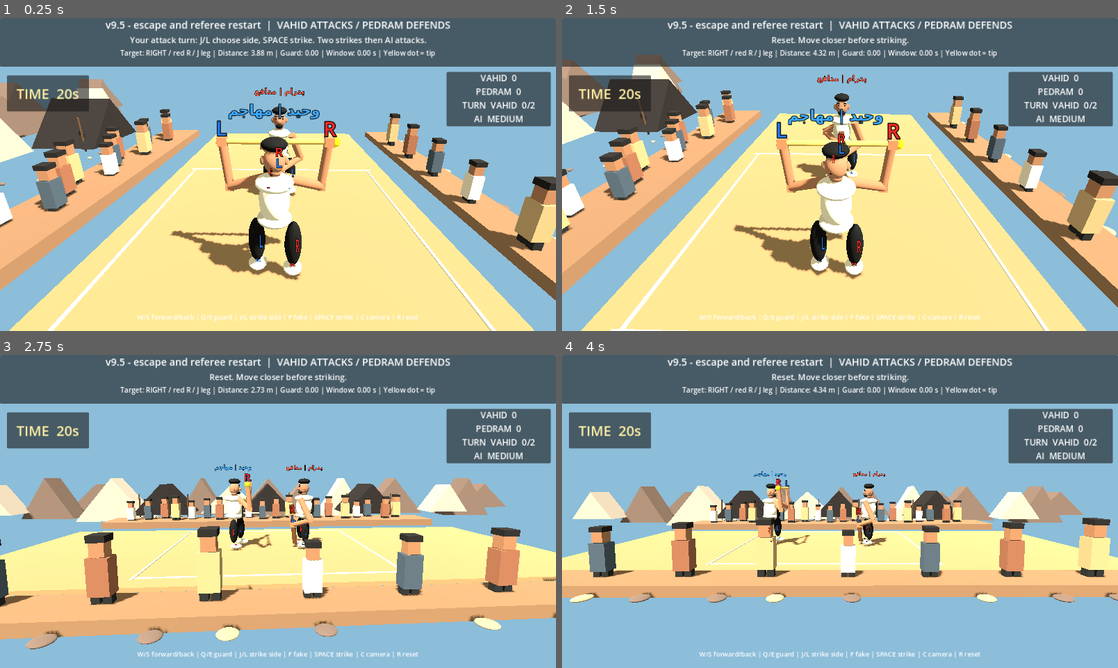
Above: before the commit, frames 1-4 (two rows, left to right).
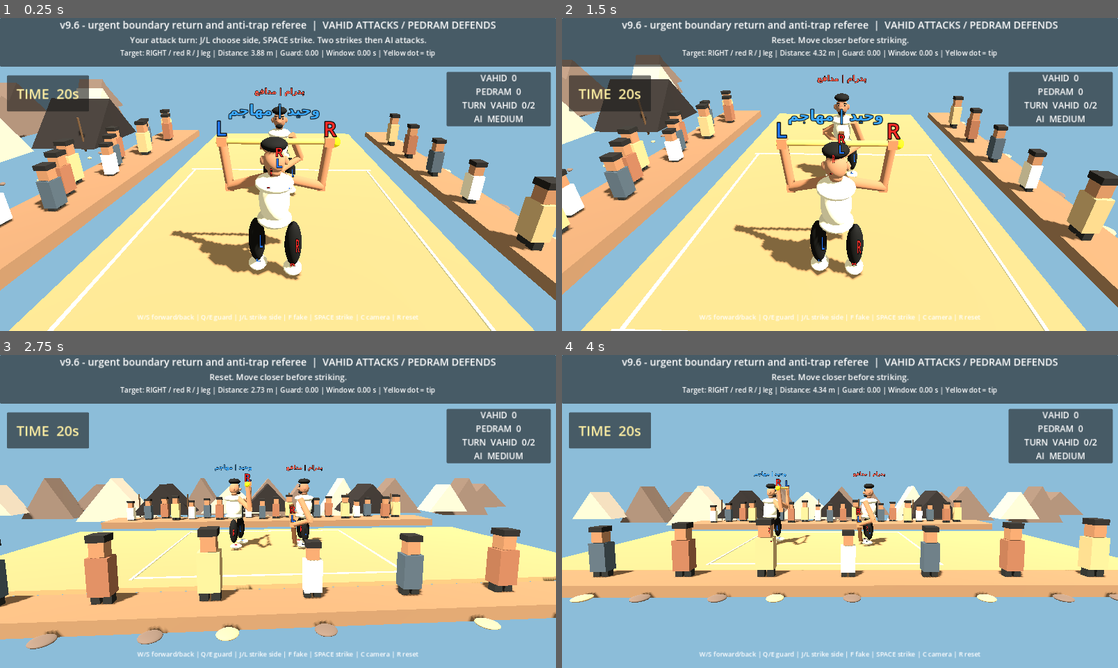
Above: after the commit, the same moments.

Repository: vahidainima-prog/tarke-darak-game
Game: Godot game, scene res://main.tscn
Two runs of this game, one before a commit and one after it. Both use one fixed random seed, a clock stepped at 60 frames per second and the inputs below.
Inputs:
- Up to frame 1 (0.25 s): no input
- Up to frame 2 (1.5 s): tap Enter at 0.5 s; hold W 0.53-1.28 s; tap R at 0.6, 1.35 s; tap Space at 0.77 s; hold S from 1.28 s (still down)
- Up to frame 3 (2.75 s): tap Space at 1.52 s; release S at 2.03 s; hold W from 2.03 s (still down); tap C at 2.1 s; tap R at 2.3 s
- Up to frame 4 (4 s): tap Tab at 2.85 s; tap Space at 3.02, 3.77 s; tap R at 3.05, 3.8 s; release W at 3.53 s; hold S from 3.53 s (still down); tap J at 3.6 s

The runs differ from the first frame. In frame 1, 1.2% of the frame differs, in the area x 10-90%, y 0-5%; in frame 2, 1.2%; in frame 3, 1.2%; in frame 4, 1.2%.

Commit message:
v9.6: urgent AI return from out of bounds and quick referee separation when trapped

Diff:
--- a/tarke_darak_godot_v2/main.gd
+++ b/tarke_darak_godot_v2/main.gd
@@ -2,7 +2,7 @@
 
 # Godot 4.x — visual mechanics test. Side camera looks along -Z.
 # Feint depth: negative Z is BEHIND the attacker; positive Z is IN FRONT.
-const BUILD_LABEL := "v9.5 - escape and referee restart"
+const BUILD_LABEL := "v9.6 - urgent boundary return and anti-trap referee"
 const DEF_X := 1.55
 const STRIKES_PER_TURN := 2
 const STRIKE_TIME_LIMIT := 20.0
@@ -94,6 +94,7 @@
 var ai_step_wait := 0.0
 var ai_escape_time := 0.0
 var ai_escape_cooldown := 5.0
+var ai_return_blocked_time := 0.0
 var status: Label
 var header: Label
 var detail: Label
@@ -547,6 +548,7 @@
 				ai_step_wait = 0.0
 				ai_escape_time = 0.0
 				ai_escape_cooldown = 5.0
+				ai_return_blocked_time = 0.0
 				attack_x = -2.7
 				defender_x = DEF_X
 				swing = -1.0
@@ -685,6 +687,7 @@
 	defender_x = DEF_X
 	ai_escape_time = 0.0
 	ai_escape_cooldown = 5.0
+	ai_return_blocked_time = 0.0
 	ai_step_wait = 0.0
 	attacker_out_time = 0.0
 	defender_out_time = 0.0
@@ -740,6 +743,7 @@
 	ai_step_wait = 0.0
 	ai_escape_time = 0.0
 	ai_escape_cooldown = 5.0
+	ai_return_blocked_time = 0.0
 	say("YOUR DEFENSE TURN: Q/E guard, W/S move." if defending else "YOUR ATTACK TURN: J/L side, SPACE strike, W/S move.")
 
 
@@ -1132,9 +1136,19 @@
 			if ai_escape_time > 0.0:
 				desired_defense = minf(DEFENDER_MAX_X, maxf(ARENA_RIGHT + 0.55, attack_x + MIN_FIGHTER_GAP))
 			elif defender_x > ARENA_RIGHT:
-				# Prioritize returning rather than camping outside.
+				# Urgent retreat into the arena, independent of random AI spacing.
 				desired_defense = maxf(attack_x + MIN_FIGHTER_GAP, ARENA_RIGHT - 0.45)
-			defender_x = move_toward(defender_x, desired_defense, 1.5 * delta)
+			defender_x = move_toward(defender_x, desired_defense, (3.1 if defender_x > ARENA_RIGHT and ai_escape_time <= 0.0 else 1.5) * delta)
+			# A one-dimensional arena has no side-stepping route. If the
+			# player blocks the only entrance, the referee must separate
+			# fighters promptly instead of leaving the AI trapped.
+			if defender_x > ARENA_RIGHT and ai_escape_time <= 0.0 and attack_x + MIN_FIGHTER_GAP >= ARENA_RIGHT - 0.35:
+				ai_return_blocked_time += delta
+				if ai_return_blocked_time >= 1.2:
+					referee_restart()
+					say("REFEREE: blocked return; fighters separated, no penalty.")
+			else:
+				ai_return_blocked_time = 0.0
 	# Medium AI controls the attacker during the player's defense turn.
 	if defending and not pending_turn_change and swing < 0.0 and recovery < 0.0 and opponent_delay < 0.0:
 		if defender_x - attack_x <= 2.45:
